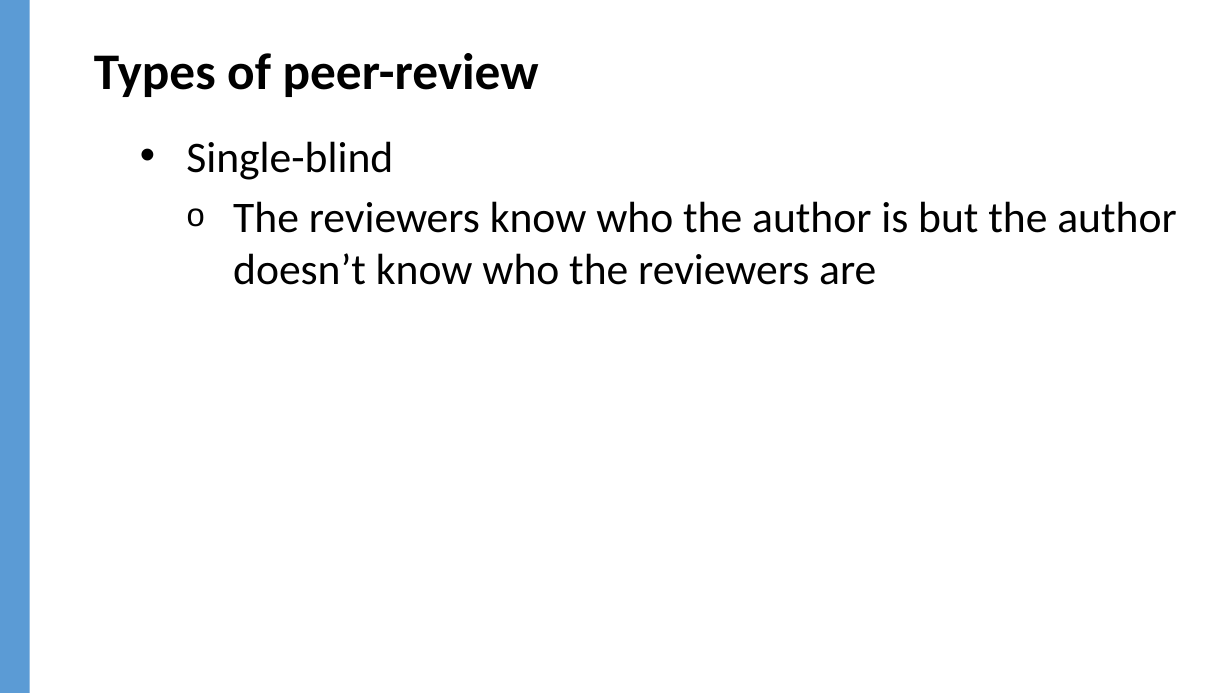
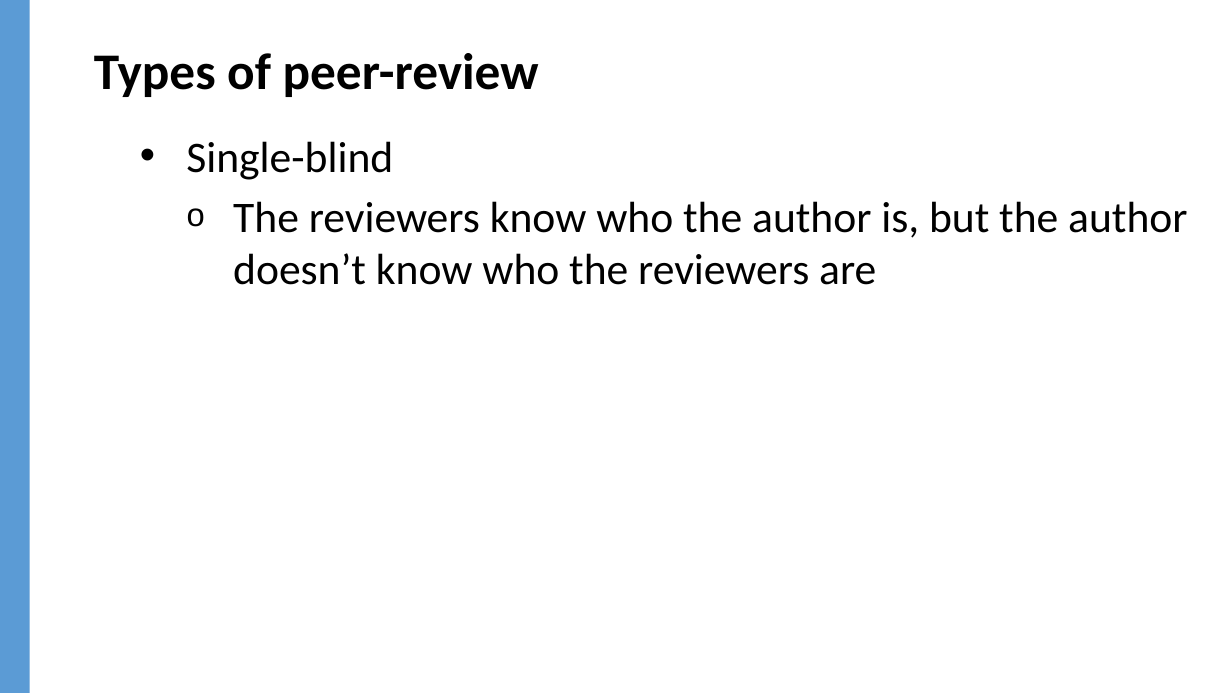
Before and after one commit to jylisadoney/jylisadoney.github.io, a slide deck: slide 5 of media/JylisaDoney_ACRL-ScholarlyCommunicationsCookbook_KeyIngredients.pptx. Drawn at 1232x693 pixels with LibreOffice and Linux fonts; fonts in the diff are those of the drawing; background and template pictures are left out. Boxes give left, top, right and bottom in pixels: in the first picture for what was removed or moved away, otherwise in the second. Text is boxed around its words. In the diff, an @@ line names an element or a change of style, - is before the commit and + after.

```diff
--- a/media/JylisaDoney_ACRL-ScholarlyCommunicationsCookbook_KeyIngredients.pptx
+++ b/media/JylisaDoney_ACRL-ScholarlyCommunicationsCookbook_KeyIngredients.pptx
@@ text at [233, 201, 1187, 285]: text changed @@
-  o The reviewers know who the author is but the author doesn’t know who the reviewers are
+  o The reviewers know who the author is, but the author doesn’t know who the reviewers are
```
Also in this commit, not shown: 23 other slides changed, 1 other file.
